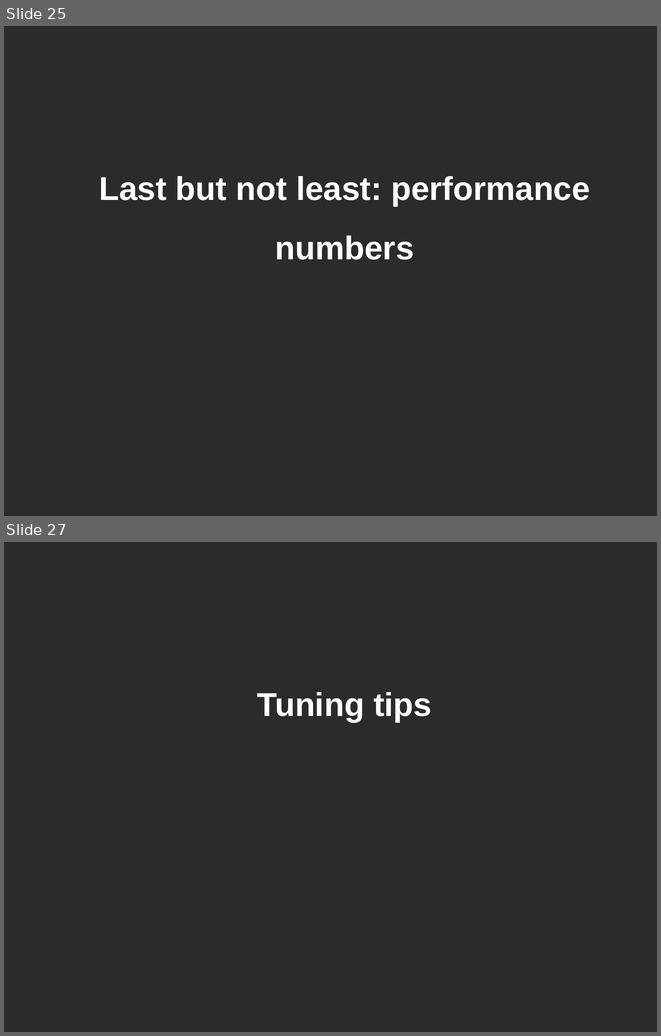
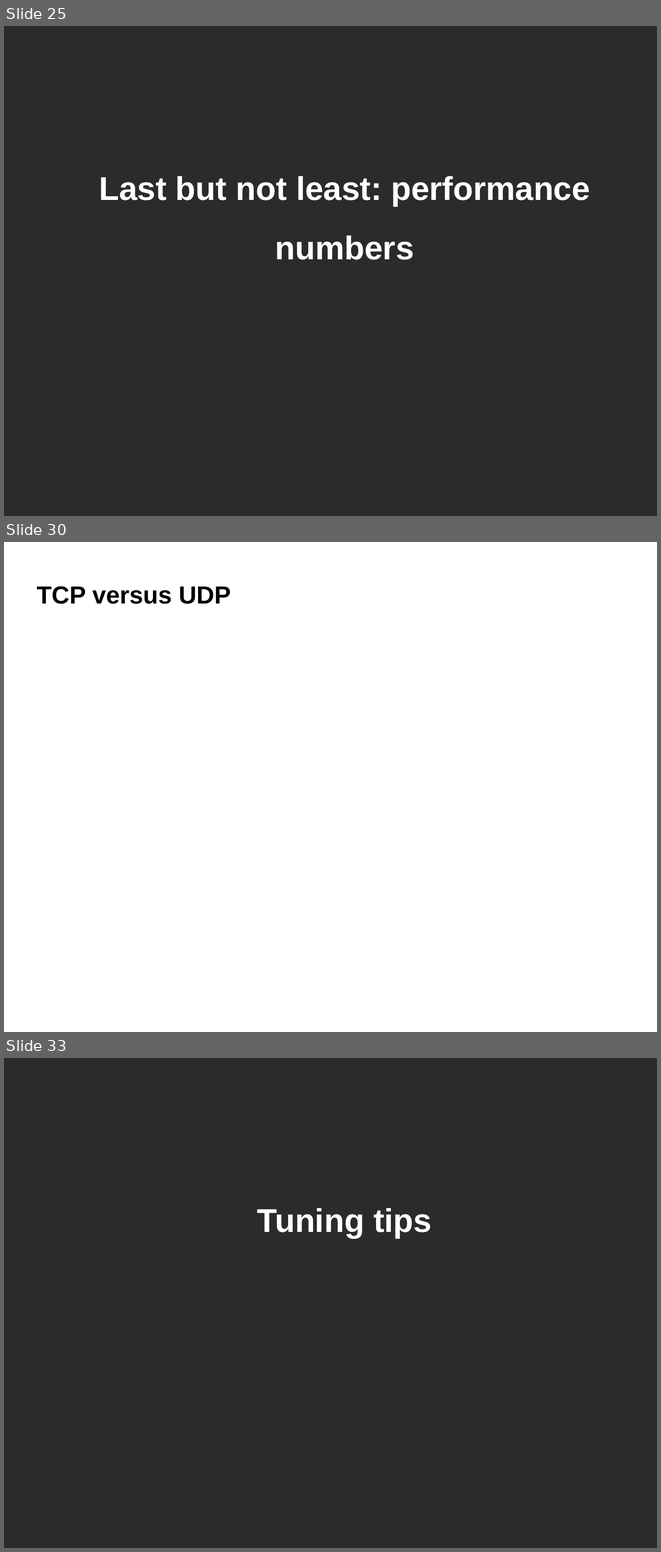
Before and after one commit to belaban/SessionPerf, a slide deck: docs/jbw2012.odp. Shown one above the other, each under a label of ours: slides 25 and 27 before the commit, slides 25, 30 and 33 after it; the slides between them are not shown. The pictures are 661x1036 and 661x1552 pixels, drawn with LibreOffice and Linux fonts; fonts in the diff are those of the drawing; background and template pictures are left out; a plain dark background stands for a picture behind light text. Boxes give left, top, right and bottom in pixels: in the first picture for what was removed or moved away, otherwise in the second. Text is boxed around its words. In the diff, an @@ line names an element or a change of style, - is before the commit and + after.

```diff
--- a/docs/jbw2012.odp
+++ b/docs/jbw2012.odp
@@ slide 30 added at (x1=4, y1=542, x2=657, y2=1032), background #FFFFFF @@
@@ title added at (x1=37, y1=586, x2=231, y2=604), 30 pt, text #000000, bold @@
+TCP versus UDP
@@ what was slide 27 is now slide 33 @@
```
Also in this commit, not shown: 6 slides changed, 6 other slides added, 1 slide removed, 1 other file.
